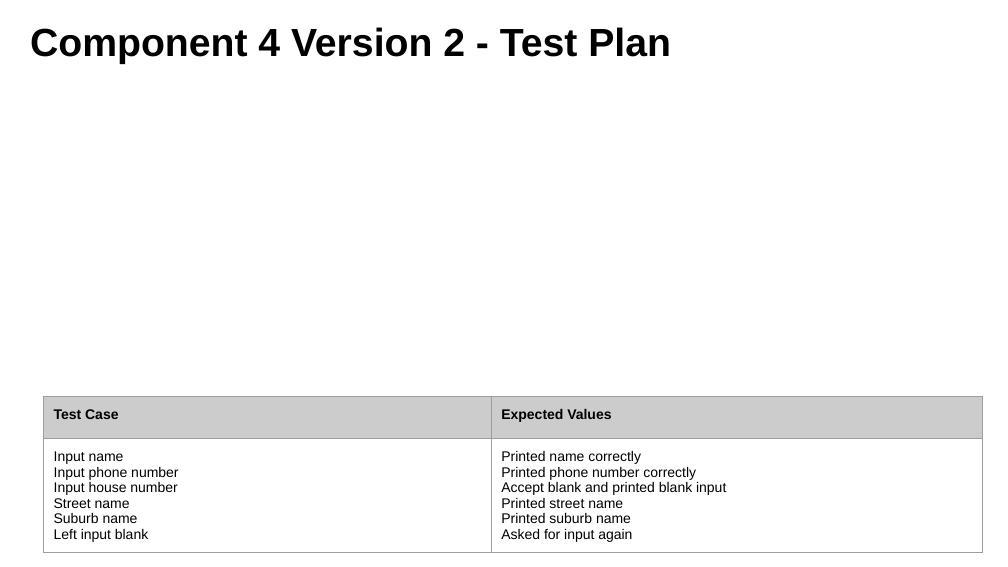
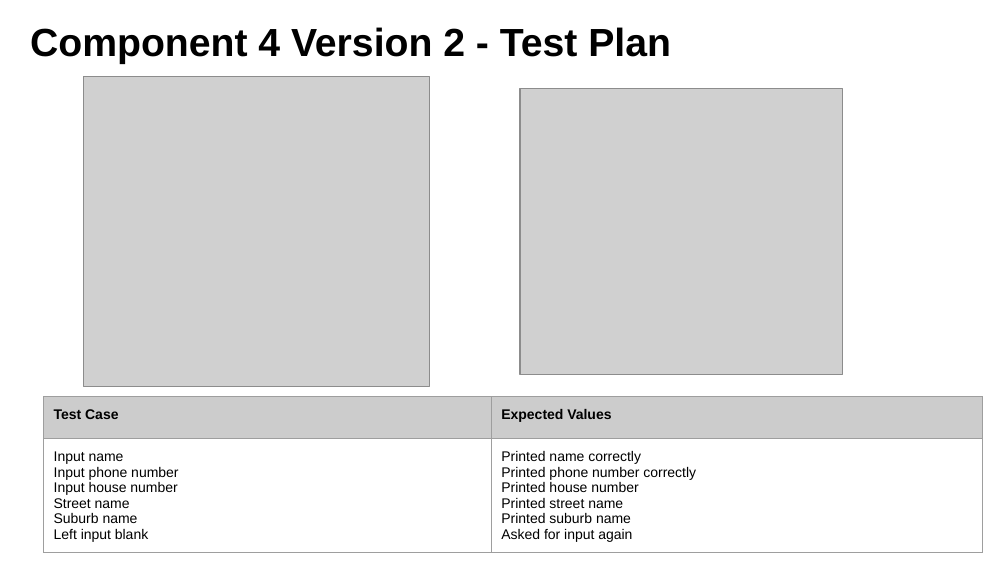
Before and after one commit to danettp/ds_nuts_bot, a slide deck: slide 39 of Danett Pepito - 000_91896 _ 91897 Documentation - 2150400 (Git).pptx. Drawn at 1008x567 pixels with LibreOffice and Linux fonts; fonts in the diff are those of the drawing; grey boxes stand for pictures; background and template pictures are left out. Boxes give left, top, right and bottom in pixels: in the first picture for what was removed or moved away, otherwise in the second. Text is boxed around its words. In the diff, an @@ line names an element or a change of style, - is before the commit and + after.

```diff
--- a/Danett Pepito - 000_91896 _ 91897 Documentation - 2150400 (Git).pptx
+++ b/Danett Pepito - 000_91896 _ 91897 Documentation - 2150400 (Git).pptx
@@ picture added at [84, 77, 429, 387] @@
@@ picture added at [520, 89, 843, 374] @@
@@ table at [43, 397, 983, 560] @@
-row 2, column 2: Printed name correctly / Printed phone number correctly / Accept blank and printed blank input / Printed street name / Printed suburb name / Asked for input again
+row 2, column 2: Printed name correctly / Printed phone number correctly / Printed house number / Printed street name / Printed suburb name / Asked for input again
```
Also in this commit, not shown: 2 other slides changed, 2 slides added, 3 other files.
